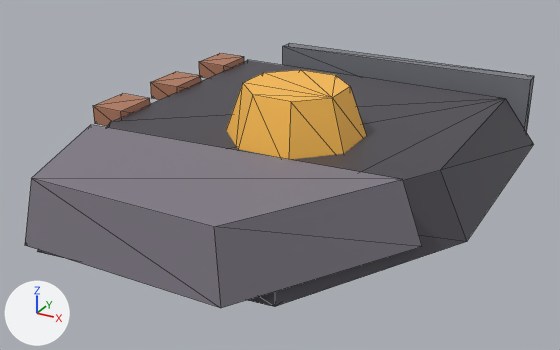
What one commit did to the glTF model play/polarity-shmup/assets/stages-craft/twin_ember/twin_ember.glb.
Before and after are seen from a 50 mm camera at (26.0, -53.7, 26.9) aimed at (-2.2, -2.5, 1.2). The lights are fixed; the arrows at lower left show +X, +Y and +Z. The older version comes first. Mesh edges are drawn as thin lines. Vertices at exactly the same position are counted once.
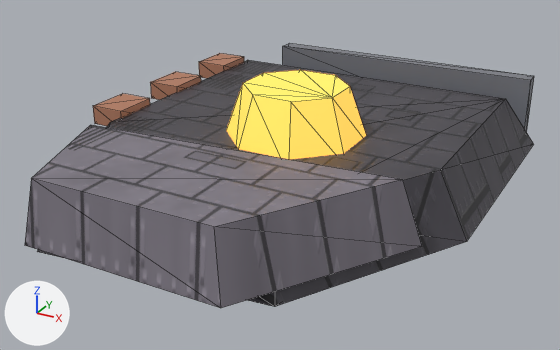
Edits to the bpy script that builds the scene:
```text
Add img_image_3:
    img_image_3 = load_image('Image_3', '_unpacked/Image_3', 1024, 1024, 'Non-Color')
Add img_image_2:
    img_image_2 = load_image('Image_2', '_unpacked/Image_2', 1024, 1024, 'sRGB')
Add img_image_0:
    img_image_0 = load_image('Image_0', '_unpacked/Image_0', 1024, 1024, 'sRGB')
Add img_image_1:
    img_image_1 = load_image('Image_1', '_unpacked/Image_1', 1024, 1024, 'Non-Color')
Change mat_hull:
    remove # nodes: BsdfPrincipled, OutputMaterial
    remove # colours: dark grey #4b4850
    nodes: BsdfPrincipled, Mix, NormalMap, OutputMaterial, TexImage x2
    colours: dark grey #514e56
    uses the picture img_image_0
    uses the picture img_image_1
Change mat_core:
    add mat_core.emission_color = (0.85, 0.442, 0.068)  # orange #edb14a
    add mat_core.emission_strength = 1.0
Change mat_armour:
    remove # nodes: BsdfPrincipled, OutputMaterial
    remove # colours: grey #817c86
    nodes: BsdfPrincipled, Mix, NormalMap, OutputMaterial, TexImage x2
    colours: grey #8a8590
    uses the picture img_image_2
    uses the picture img_image_3
Change me_mesh_2:
    where me_mesh_2.from_pydata(...)  # 8 vertices, 12 faces; spans x -16.0..12.0, y -21.0..-8.0, z 1.0..6.0
    used by ob_mesh_2; location = (0.0, 0.0, 0.0)
    me_mesh_2 part 1: 12 kept faces spanning x -16.0..12.0, y -21.0..-8.0, z 1.0..6.0 get new texture (UV) coordinates
```

Boxes (x1, y1, x2, y2) around the edits, measured in the pictures (560 x 350 px):
'Mesh_2', surface changed
    both: (25, 125, 422, 304)
'Mesh_0', surface changed
    both: (37, 60, 529, 307)
'Mesh_1', recoloured, surface changed (lighter)
    both: (226, 70, 366, 159)
part 1 of me_mesh_2, surface changed
    both: (25, 125, 422, 308)
